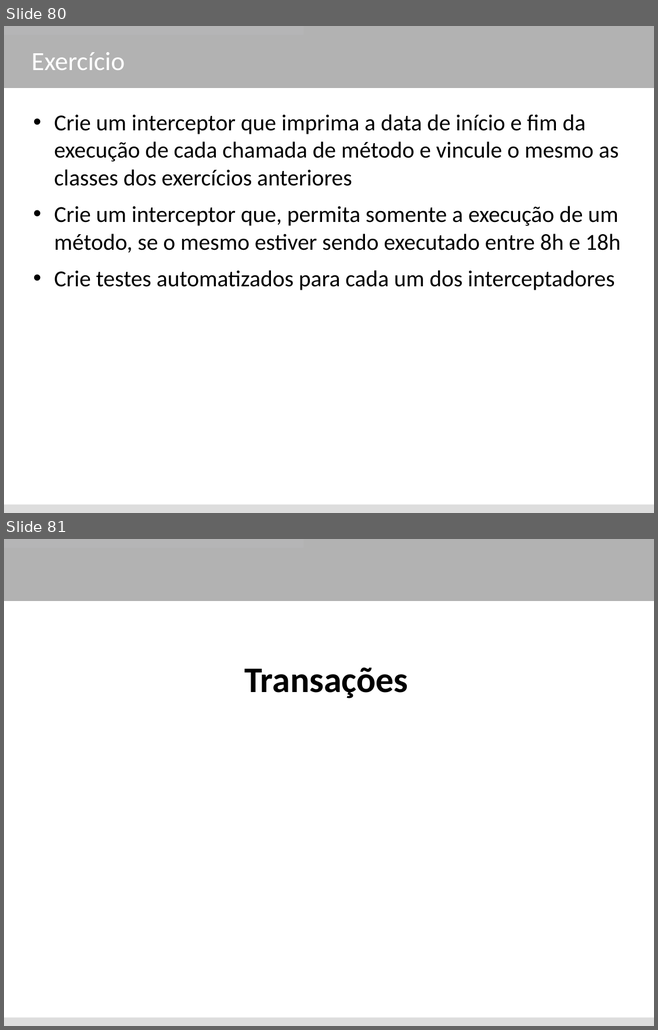
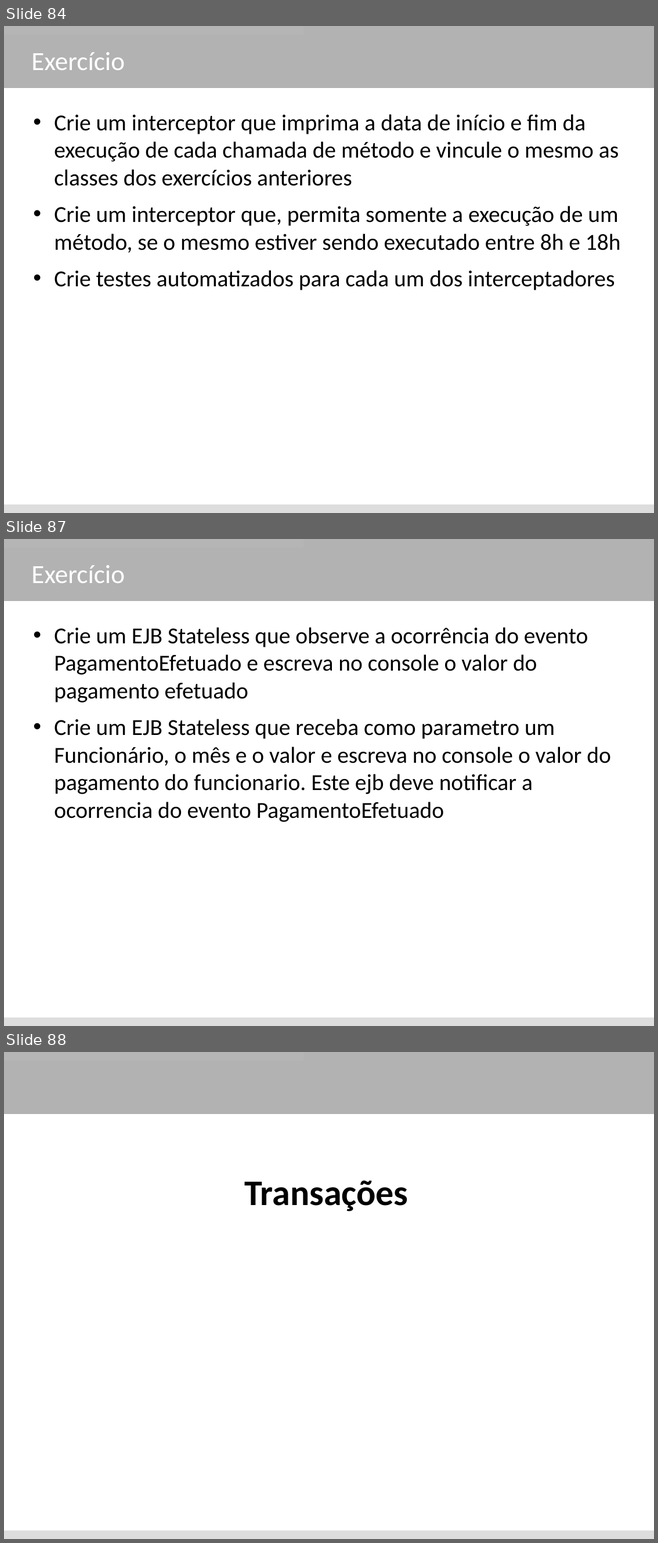
Before and after one commit to rpostai/jee-blank, a slide deck: java enterprise edition - revisado.odp. Shown one above the other, each under a label of ours: slides 80 and 81 before the commit, slides 84, 87 and 88 after it; the slides between them are not shown. The pictures are 658x1030 and 658x1543 pixels, drawn with LibreOffice and Linux fonts; fonts in the diff are those of the drawing. Boxes give left, top, right and bottom in pixels: in the first picture for what was removed or moved away, otherwise in the second. Text is boxed around its words. In the diff, an @@ line names an element or a change of style, - is before the commit and + after.

Commit message:
Ajustes no projeto Inclusao de Interceptadores CDI, Events e Observers e Jax-RS

```diff
--- a/java enterprise edition - revisado.odp
+++ b/java enterprise edition - revisado.odp
@@ slide 87 added at (4,539,654,1026), background #FFFFFF; not listed: 3 template elements that a slide beside it also shows @@
@@ title added at (31,565,125,583), 32 pt, text #FFFFFF @@
+Exercício
@@ text added at (54,627,611,822), 28 pt, text #000000 @@
+• Crie um EJB Stateless que observe a ocorrência do evento PagamentoEfetuado e escreva no console o valor do pagamento efetuado
+• Crie um EJB Stateless que receba como parametro um Funcionário, o mês e o valor e escreva no console o valor do pagamento do funcionario. Este ejb deve notificar a ocorrencia do evento PagamentoEfetuado
@@ what was slide 80 is now slide 84 @@
@@ what was slide 81 is now slide 88 @@
```
Also in this commit, not shown: 2 slides changed, 10 other slides added, 5 slides removed, 11 other files.
